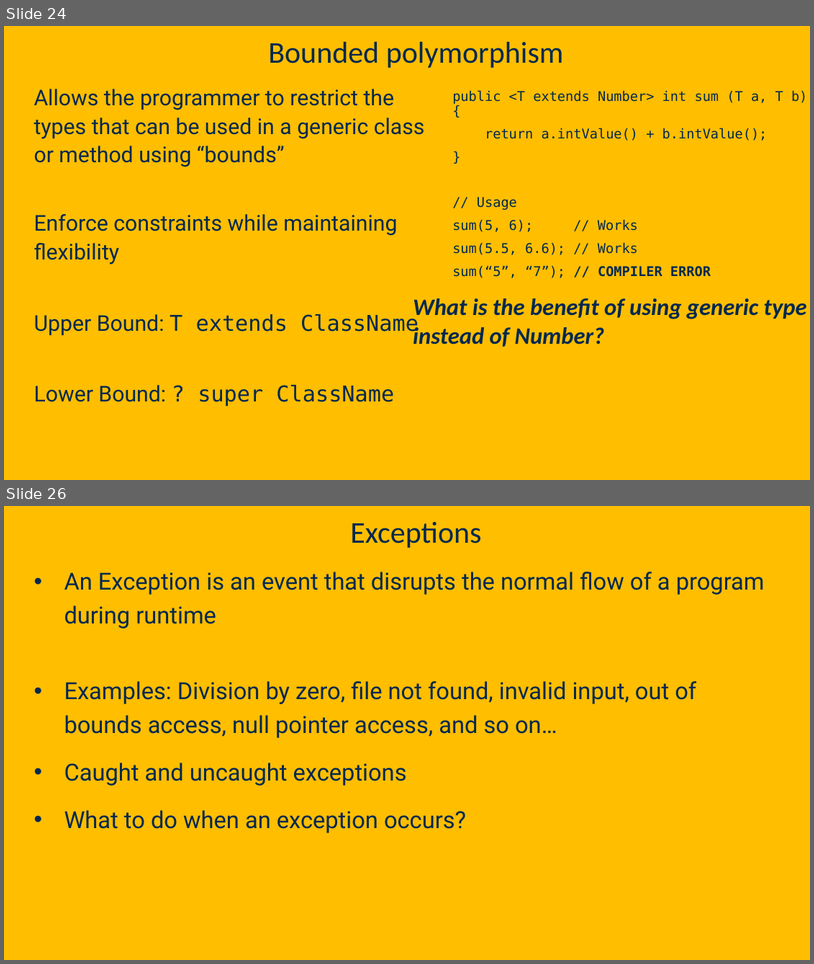
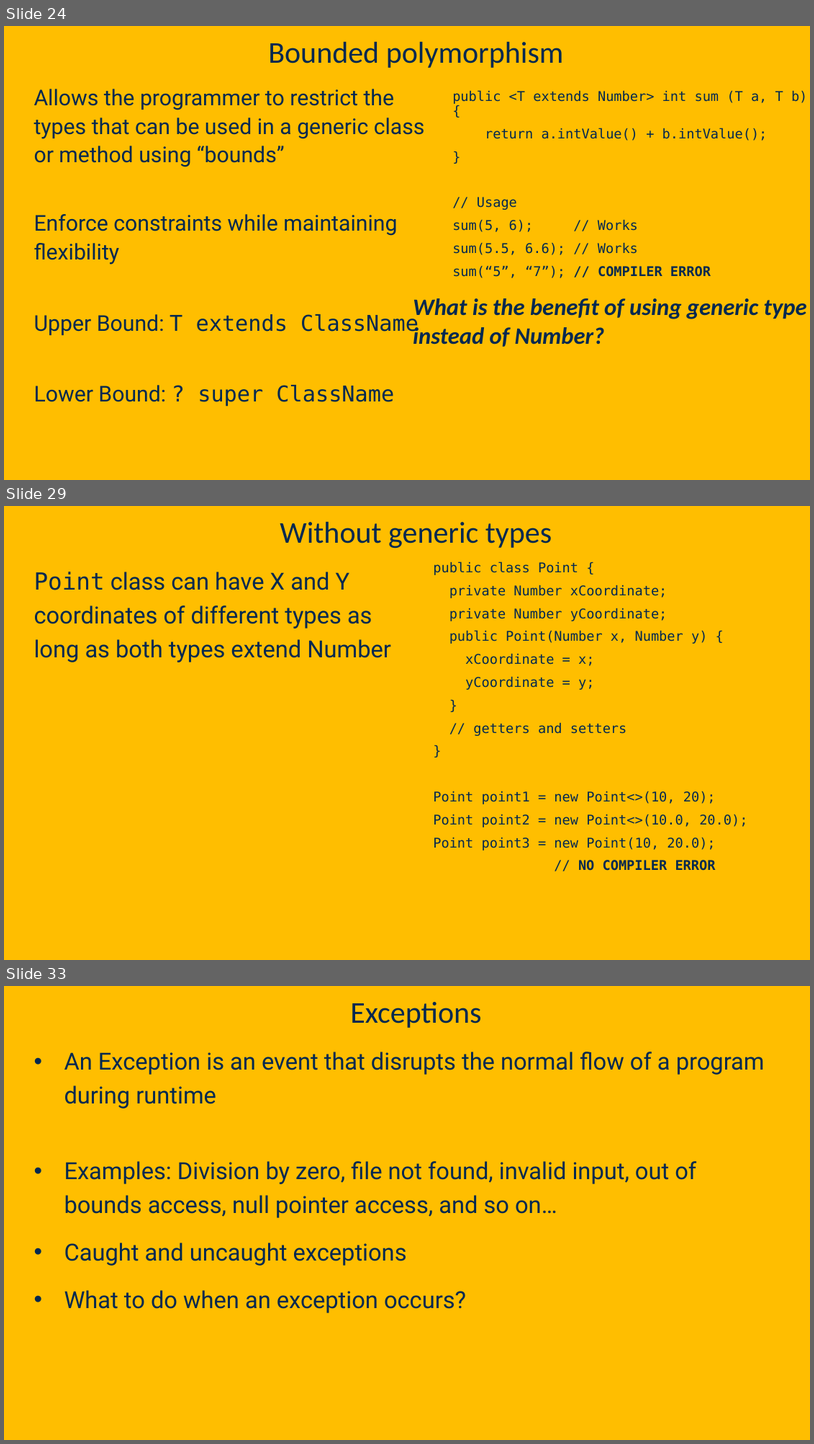
Before and after one commit to davsec-teaching/ECS160-Winter2025, a slide deck: slides/3_object_oriented_fundamentals.pptx. Shown one above the other, each under a label of ours: slides 24 and 26 before the commit, slides 24, 29 and 33 after it; the slides between them are not shown. The pictures are 814x964 and 814x1444 pixels, drawn with LibreOffice and Linux fonts; fonts in the diff are those of the drawing; background and template pictures are left out. Boxes give left, top, right and bottom in pixels: in the first picture for what was removed or moved away, otherwise in the second. Text is boxed around its words. In the diff, an @@ line names an element or a change of style, - is before the commit and + after.

```diff
--- a/slides/3_object_oriented_fundamentals.pptx
+++ b/slides/3_object_oriented_fundamentals.pptx
@@ slide 29 added at box(4, 506, 810, 960), background picture (left out) @@
@@ title added at box(280, 522, 552, 548), 36 pt, text #022850 @@
+Without generic types
@@ text added at box(433, 561, 748, 870), 16 pt, text #022850 @@
+public class Point {
+private Number xCoordinate;
+private Number yCoordinate;
+public Point(Number x, Number y) {
+xCoordinate = x;
+yCoordinate = y;
+}
+// getters and setters
+}
+Point point1 = new Point<>(10, 20);
+Point point2 = new Point<>(10.0, 20.0);
+Point point3 = new Point(10, 20.0);
+// NO COMPILER ERROR
@@ text added at box(34, 572, 391, 662), 28 pt, text #022850 @@
+Point class can have X and Y coordinates of different types as long as both types extend Number
@@ what was slide 26 is now slide 33 @@
```
Also in this commit, not shown: 1 slide changed, 9 other slides added, 1 slide removed.
